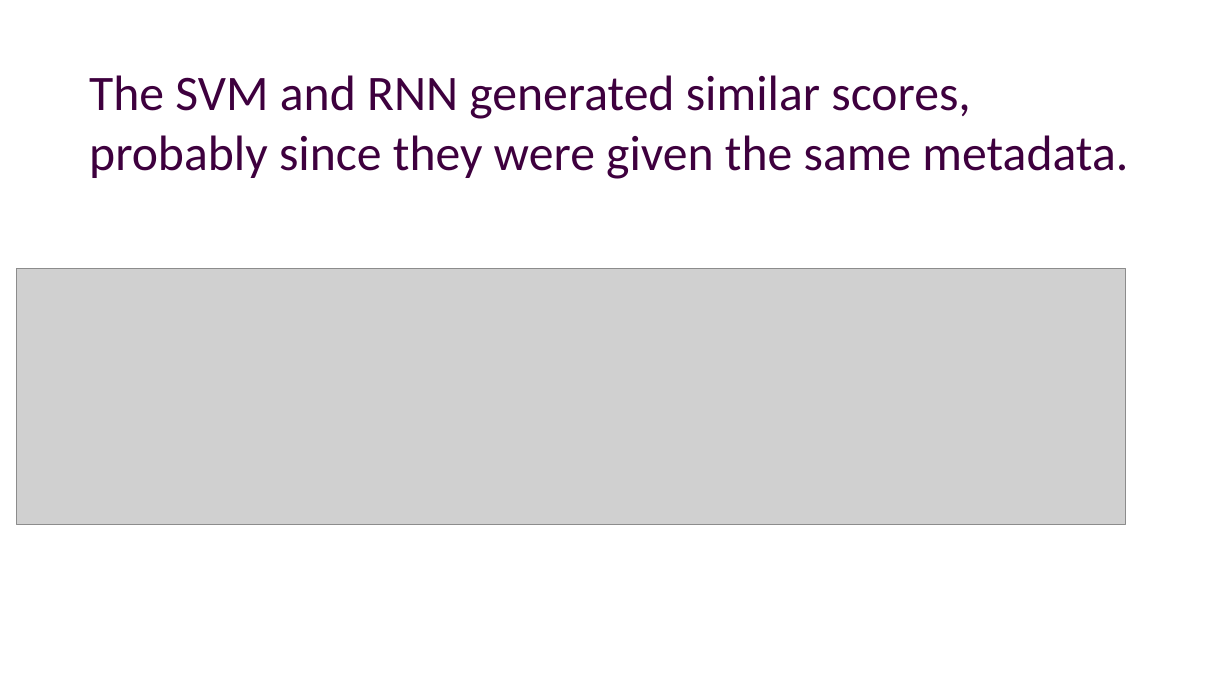
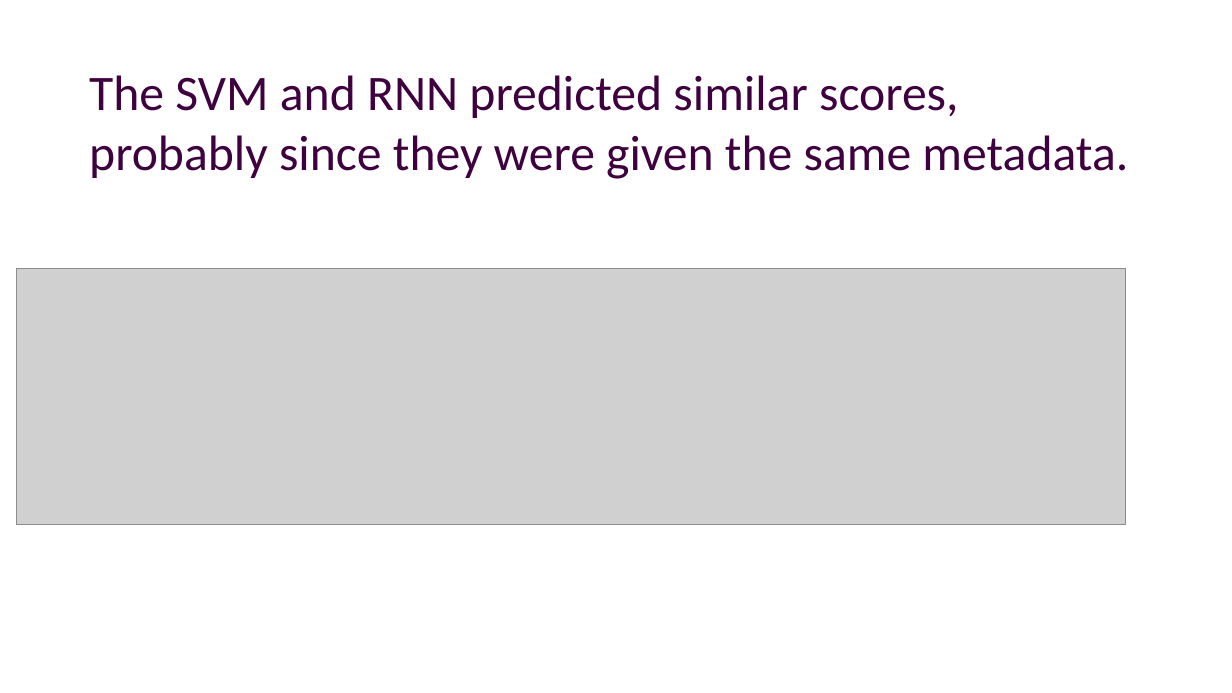
Before and after one commit to alexklapheke/essay, a slide deck: slide 24 of presentation/presentation.odp (slide 22 before the commit). Drawn at 1232x693 pixels with LibreOffice and Linux fonts; fonts in the diff are those of the drawing; grey boxes stand for pictures; background and template pictures are left out. Boxes give left, top, right and bottom in pixels: in the first picture for what was removed or moved away, otherwise in the second. Text is boxed around its words. In the diff, an @@ line names an element or a change of style, - is before the commit and + after.

```diff
--- a/presentation/presentation.odp
+++ b/presentation/presentation.odp
@@ text at bbox=[89, 75, 1128, 179]: text changed @@
-The SVM and RNN generated similar scores,
-probably since they were given the same metadata.
+The SVM and RNN predicted similar scores,
+probably since they were given the same metadata.
```
Also in this commit, not shown: 14 other slides changed, 3 slides added, 1 slide removed, 10 other files.
